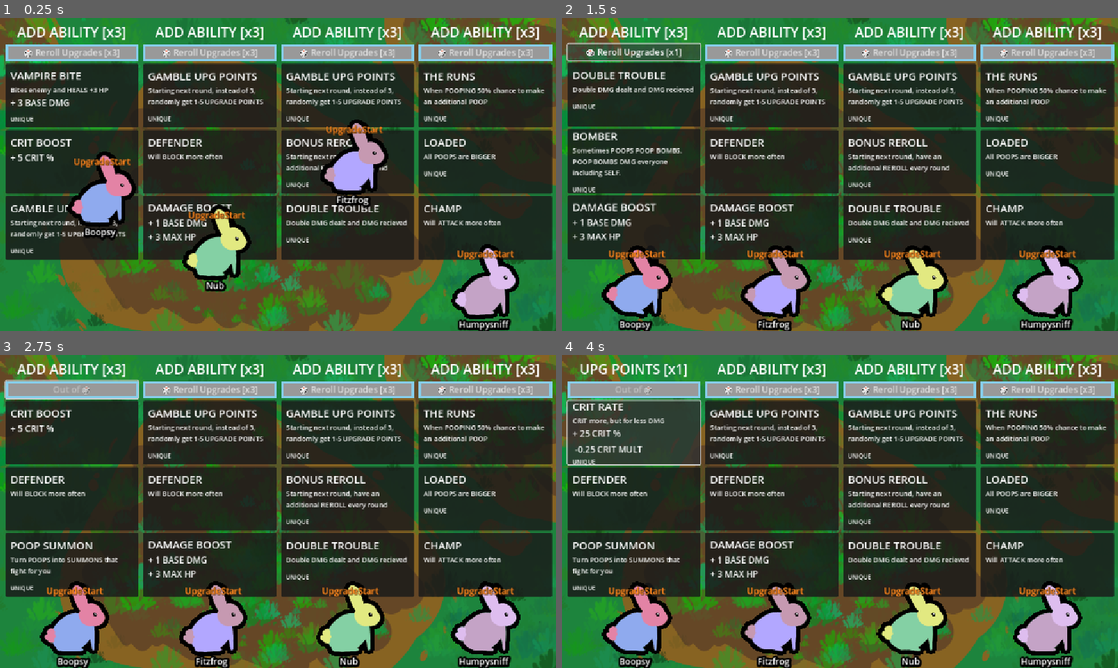
Above: before the commit, frames 1-4 (two rows, left to right).
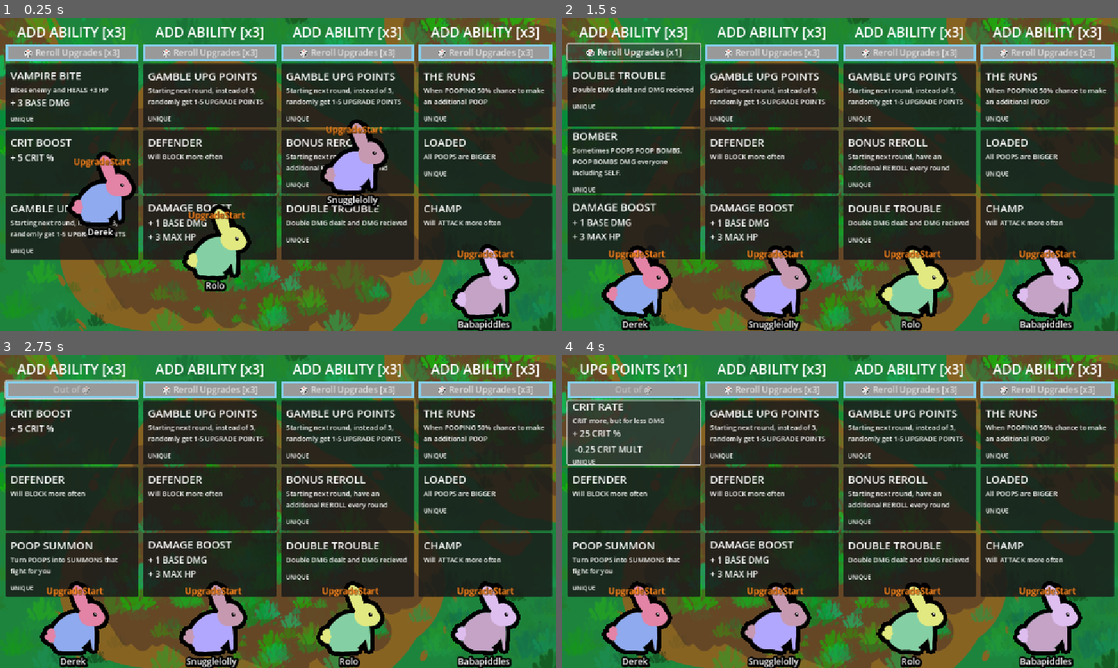
Above: after the commit, the same moments.

Repository: Galitie/tm2
Game: Godot game, scene res://test_scene.tscn
Same seed, same stepped clock (60 frames per second), same inputs: the game is played once before the commit and once after it.
Inputs (mouse positions are in pixels of both pictures, inside the frame that each line leads up to):
- Up to frame 1 (0.25 s): no input
- Up to frame 2 (1.5 s): click "🎲 Reroll Upgrades [x3]" at 0.5 s; click "🎲 Reroll Upgrades [x2]" at 1.25 s
- Up to frame 3 (2.75 s): click "🎲 Reroll Upgrades [x1]" at 2 s
- Up to frame 4 (4 s): click (634, 433) at 2.77 s; click (634, 433) at 3.52 s

The runs differ from the first frame. In frame 1, 0.7% of the frame differs, in the area x 15-93%, y 56-100%; in frame 2, 0.7%, in the area x 10-93%, y 96-100%; in frame 3, 0.7%; in frame 4, 0.7%.

Commit message:
Removed name when knocked out

Diff:
--- a/StateMachine/fight_start.gd
+++ b/StateMachine/fight_start.gd
@@ -11,6 +11,7 @@
 	monster.get_node("HPBar").visible = true
 	monster.z_index = 1
 	Transitioned.emit("wander")
+	monster.name_label.show()
 
 # Don't remove these
 func animation_finished(anim_name: String) -> void:
--- a/StateMachine/knocked_out.gd
+++ b/StateMachine/knocked_out.gd
@@ -12,6 +12,7 @@
 	monster.z_index = -10
 	monster.get_node("HPBar").visible = false
 	Globals.game.count_death(monster)
+	monster.name_label.hide()
 
 	if !Globals.is_sudden_death_mode:
 		monster.animation_player.play("faint")
--- a/StateMachine/upgrade.gd
+++ b/StateMachine/upgrade.gd
@@ -10,7 +10,6 @@
 func Enter():
 	got_up = false
 	monster.get_node("HPBar").visible = false
-
 	monster.sent_flying = false
 	monster.rotation = 0.0
 	var viewport_size: Vector2i = get_viewport().size
--- a/monster.gd
+++ b/monster.gd
@@ -14,6 +14,7 @@
 var thorns : bool = false
 
 var mon_name : String
+@onready var name_label = $Name
 
 @export var player : Player
 
@@ -196,10 +197,10 @@
 
 func generate_random_name():
 	var name_parts = []
-	var title_start_list = ["Sir", "Madam", "Lord", "My Lady",  …(415 unchanged characters)… "The Gentle", "The Great", "Super", "O'" ]
-	var first_name_prefixes = ["Snuggle", "Fluffy", "Bunny", "C …(594 unchanged characters)… g", "Humpy", "Mac", "Fitz", "Von", "Van"]
-	var last_name_suffixes = ["wump", "humps" , "wuff", "kins", …(508 unchanged characters)… , "licky", "wax", "pops", "nops", "tits"]
-	var end_name_suffixes = ["Jr.", "Sr.", "II", "III", "Esq.", …(532 unchanged characters)… of Legend", "The Wicked", "The Fabulous"]
+	var title_start_list = ["Sir", "Madam", "Lord", "My Lady",  …(415 unchanged characters)… "The Gentle", "The Great", "Super", "O'", "Dear", "Darling" ]
+	var first_name_prefixes = ["Snuggle", "Fluffy", "Bunny", "C …(594 unchanged characters)… g", "Humpy", "Mac", "Fitz", "Von", "Van", "Pickle", "Baby", "Sabun"]
+	var last_name_suffixes = ["wump", "humps" , "wuff", "kins", …(508 unchanged characters)… , "licky", "wax", "pops", "nops", "tits", "shnicky", "hots", "shits", "dicks", "poopsy", "poops"]
+	var end_name_suffixes = ["Jr.", "Sr.", "II", "III", "Esq.", …(532 unchanged characters)… of Legend", "The Wicked", "The Fabulous", "The Baby", "The Ghastly", "The Timid", "The Hunk", "The Poopy", "The Godly", "The Shafted"]
 	if randi() % 4 == 0:
 		name_parts.append(title_start_list[randi() % title_start_list.size()])
 	var first_name = first_name_prefixes[randi() % first_name_prefixes.size()]
--- a/test_scene.tscn
+++ b/test_scene.tscn
@@ -26,7 +26,7 @@
 
 [node name="Game" type="Node2D"]
 script = ExtResource("1_fnpeg")
-override_sudden_death_time = 5.0
+override_sudden_death_time = 60.0
 disable_customizer = true
 
 [node name="Background" type="Sprite2D" parent="."]
Not shown, changed: Todo.txt
